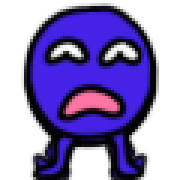
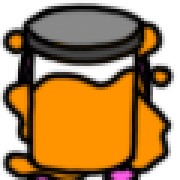
Layers edited between the first and the second w=180, h=180 image:
removed layer "Blue Idle" over 21, 0, 159, 180
removed layer "Blue Walk 1" over 21, 6, 159, 180
removed layer "Blue Walk 2" over 21, 6, 159, 180
added layer "Jar" above "Jam" over 18, 0, 150, 180
added layer "Jam" above "Manic Jam" over 0, 3, 177, 180
added layer "Manic Jam" above "Manic Walk 1" over 15, 30, 153, 174
added layer "Manic Walk 1" above "Manic Walk 2" over 15, 12, 153, 180
added layer "Manic Walk 2" above "Manic Idle" over 15, 12, 153, 180
added layer "Manic Idle" above "Depression Jam" over 15, 6, 153, 180
added layer "Depression Jam" above "Depression Walk 1" over 15, 30, 153, 174
added layer "Depression Walk 1" above "Depression Walk 2" over 15, 12, 153, 180
added layer "Depression Walk 2" above "Depression Idle" over 15, 12, 153, 180
added layer "Depression Idle" above "Yellow Idle" over 15, 6, 153, 180
